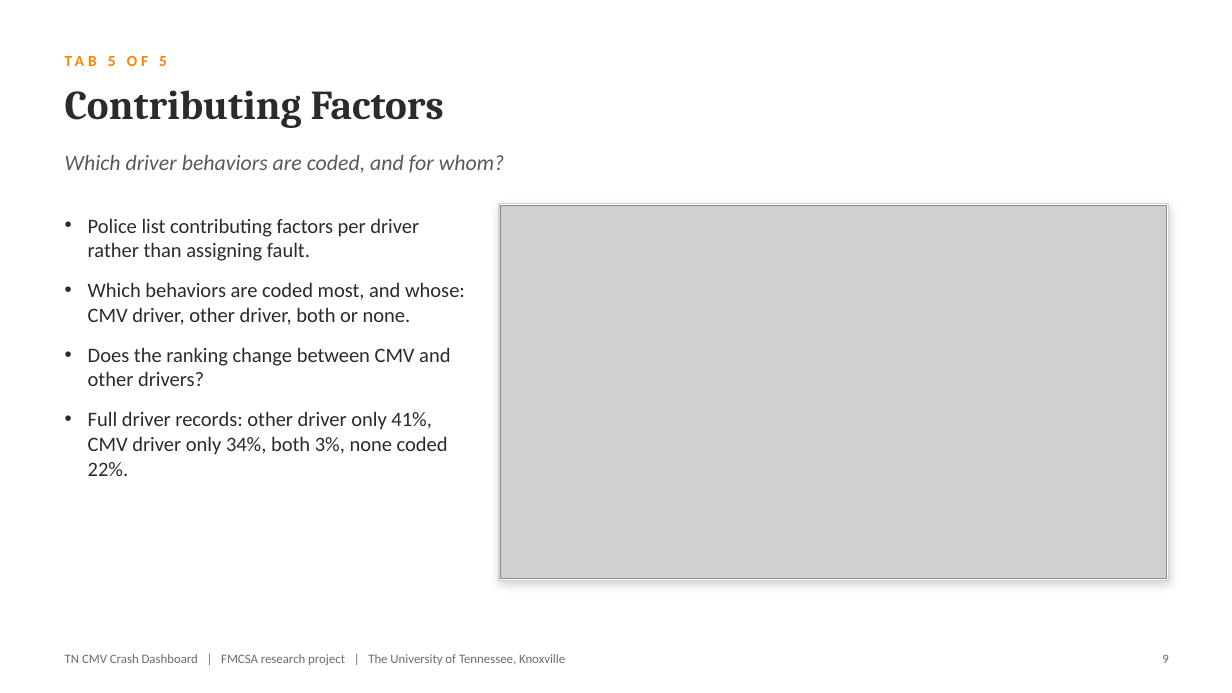
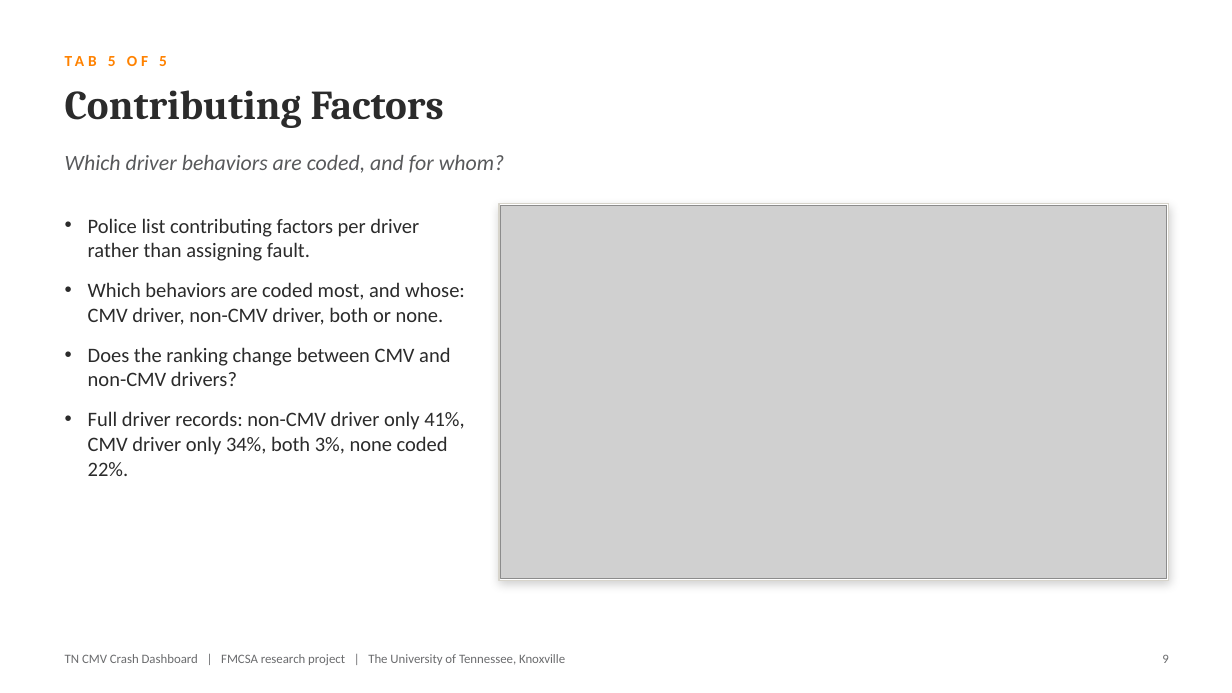
Before and after one commit to aadyash24/FMCSA, a slide deck: slide 9 of docs/presentation/TN_CMV_Dashboard_Overview.pptx. Drawn at 1232x693 pixels with LibreOffice and Linux fonts; fonts in the diff are those of the drawing; grey boxes stand for pictures. Boxes give left, top, right and bottom in pixels: in the first picture for what was removed or moved away, otherwise in the second. Text is boxed around its words. In the diff, an @@ line names an element or a change of style, - is before the commit and + after.

```diff
--- a/docs/presentation/TN_CMV_Dashboard_Overview.pptx
+++ b/docs/presentation/TN_CMV_Dashboard_Overview.pptx
@@ text at box(88, 282, 465, 476): text changed @@
-• Which behaviors are coded most, and whose: CMV driver, other driver, both or none.
-• Does the ranking change between CMV and other drivers?
-• Full driver records: other driver only 41%, CMV driver only 34%, both 3%, none coded 22%.
+• Which behaviors are coded most, and whose: CMV driver, non-CMV driver, both or none.
+• Does the ranking change between CMV and non-CMV drivers?
+• Full driver records: non-CMV driver only 41%, CMV driver only 34%, both 3%, none coded 22%.
```
Also in this commit, not shown: 15 other files.
